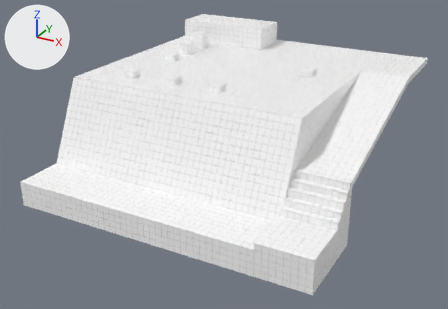
Two versions of the Blender file assets/playground.blend, one commit apart.
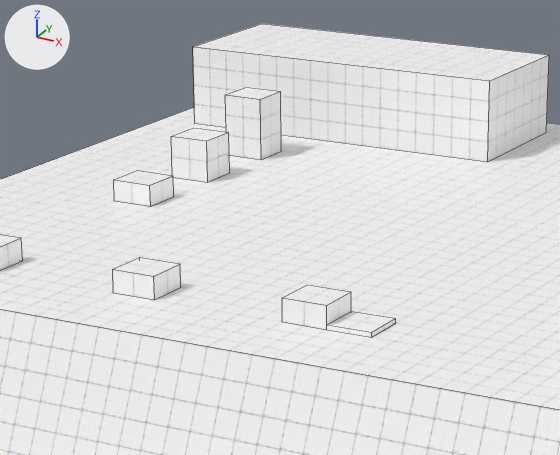
Each version appears first whole from a 50 mm camera at (48.7, -94.1, 29.2) aimed at (2.8, -10.7, -12.5), and next in a close-up on the part from 30% to 63% of the width and 2% to 41% of the height. Arrows for +X, +Y and +Z are at upper left; the lights stay in place. The close-ups show mesh edges as thin lines.
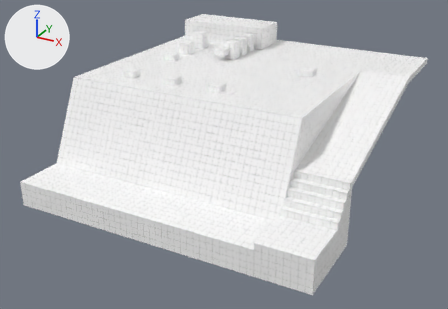
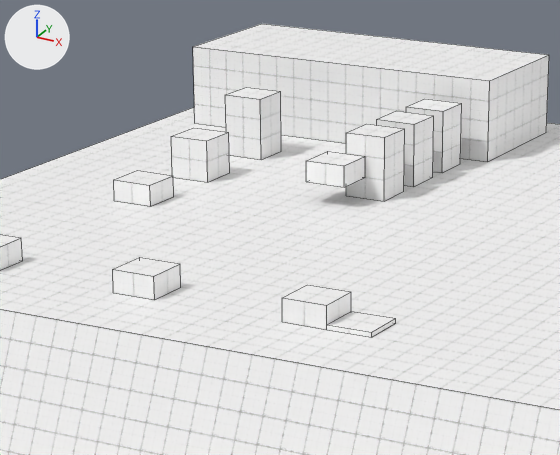
Patch to the scene script:
```diff
--- a/assets/playground.blend.py
+++ b/assets/playground.blend.py
@@ img_texture_png_003 @@
+img_texture_png_003 = load_image('texture.png.003', 'texture.png', 512, 512, 'sRGB')
@@ img_texture_png_002 @@
+img_texture_png_002 = load_image('texture.png.002', 'texture.png', 512, 512, 'sRGB')
@@ img_texture_png_001 @@
+img_texture_png_001 = load_image('texture.png.001', 'texture.png', 512, 512, 'sRGB')
@@ mat_wall_003 @@
+mat_wall_003 = principled_material('Wall.003')
+mat_wall_003.texture = img_texture_png_003
@@ mat_wall_002 @@
+mat_wall_002 = principled_material('Wall.002')
+mat_wall_002.texture = img_texture_png_002
@@ mat_wall_001 @@
+mat_wall_001 = principled_material('Wall.001')
+mat_wall_001.texture = img_texture_png_001
@@ me_cube_009 @@
+me_cube_009.from_pydata(...)  # a box spanning x -1.0..1.0, y -1.0..1.0, z -1.0..2.0
+me_cube_009.materials.append(mat_wall_003)  # picture img_texture_png_003
@@ me_cube_008 @@
+me_cube_008.from_pydata(...)  # a box spanning x -1.0..1.0, y -1.0..1.0, z -1.0..2.0
+me_cube_008.materials.append(mat_wall_002)  # picture img_texture_png_002
@@ me_cube_007 @@
+me_cube_007.from_pydata(...)  # a box spanning x -1.0..1.0, y -1.0..1.0, z -1.0..2.0
+me_cube_007.materials.append(mat_wall_001)  # picture img_texture_png_001
@@ ob_cube_004 @@
 ob_cube_004 = bpy.data.objects.new('Cube.004', me_cube_006)
-ob_cube_004.location = (-12.0, -3.0, 1.0)
+ob_cube_004.location = (-4.0, 1.0, 2.0)
@@ ob_cube_012 @@
+ob_cube_012 = bpy.data.objects.new('Cube.012', me_cube_009)
+ob_cube_012.location = (-3.0, 6.0, 1.0)
@@ ob_cube_011 @@
+ob_cube_011 = bpy.data.objects.new('Cube.011', me_cube_008)
+ob_cube_011.location = (-3.0, 3.0, 1.0)
@@ ob_cube_010 @@
+ob_cube_010 = bpy.data.objects.new('Cube.010', me_cube_007)
+ob_cube_010.location = (-3.0, 9.0, 1.0)
```

Boxes [x1, y1, x2, y2] around the edits, measured in the close-ups (560 x 455 px):
'Cube.011', added: after [346, 124, 405, 201]
'Cube.004', moved: before [114, 170, 174, 206]; after [306, 151, 365, 187]
'Cube.012', added: after [377, 111, 434, 187]
'Cube.010', added: after [406, 99, 462, 173]
'Cube.013', unchanged, uncovered by the edit: after [114, 170, 174, 206]
